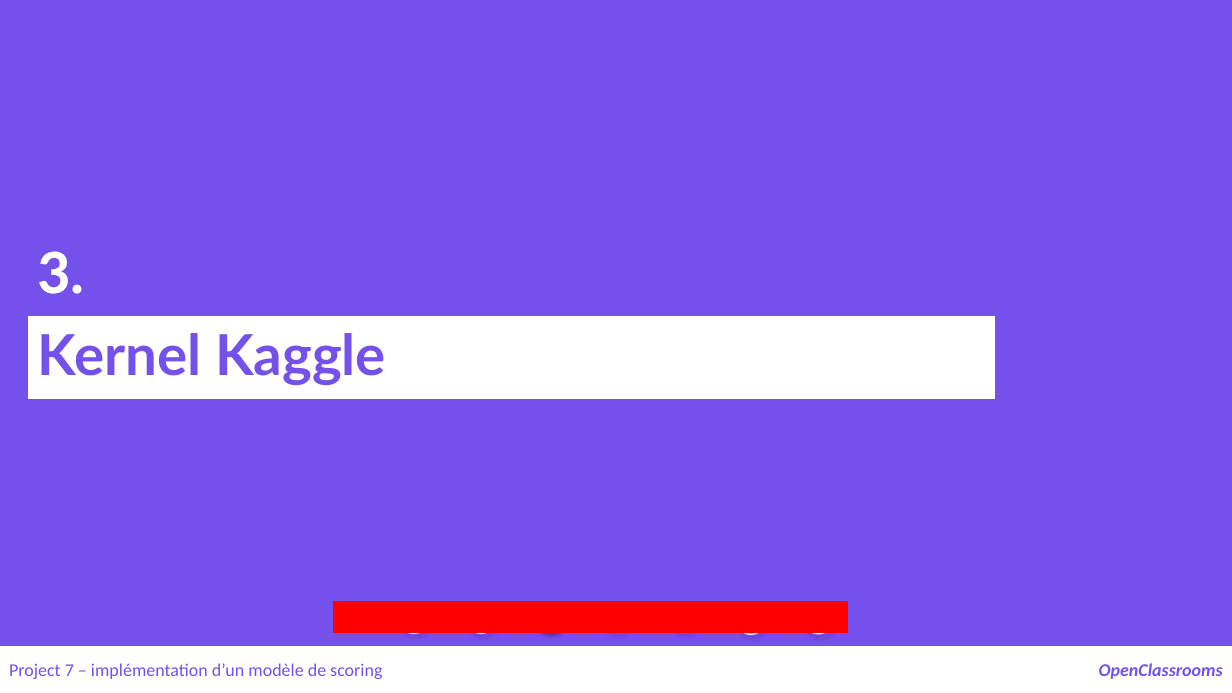
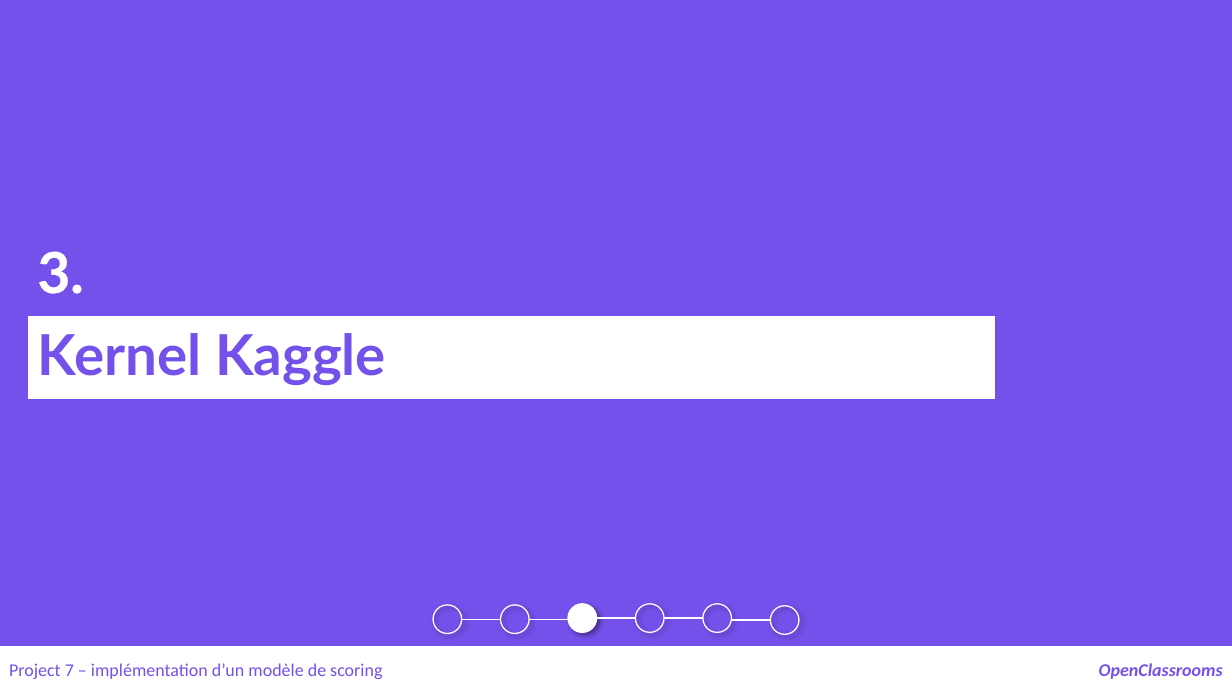
Before and after one commit to samirhinojosa/OC-P7-IMPLEMENT-A-SCORING-MODEL, a slide deck: slide 7 of supports/P7_presentation_final.pptx. Drawn at 1232x693 pixels with LibreOffice and Linux fonts; fonts in the diff are those of the drawing. Boxes give left, top, right and bottom in pixels: in the first picture for what was removed or moved away, otherwise in the second. Text is boxed around its words. In the diff, an @@ line names an element or a change of style, - is before the commit and + after.

```diff
--- a/supports/P7_presentation_final.pptx
+++ b/supports/P7_presentation_final.pptx
@@ rectangle removed at (334, 602, 848, 633) @@
@@ ellipse: place and size @@
-ellipse at (467, 605, 495, 634)
+ellipse at (433, 605, 462, 634)
@@ group added at (462, 618, 771, 620): 5 lines @@
@@ ellipse: place and size @@
-ellipse at (399, 605, 428, 634)
+ellipse at (501, 605, 530, 634)
@@ ellipse: place and size @@
-ellipse at (534, 604, 563, 632)
+ellipse at (568, 604, 597, 632)
@@ ellipse: place and size @@
-ellipse at (669, 604, 698, 632)
+ellipse at (636, 604, 665, 632)
@@ ellipse: place and size @@
-ellipse at (602, 604, 630, 632)
+ellipse at (703, 604, 732, 632)
@@ ellipse: place and size @@
-ellipse at (737, 606, 765, 635)
+ellipse at (771, 606, 799, 635)
@@ ellipse removed at (804, 605, 833, 634) @@
```
Also in this commit, not shown: 13 other slides changed, 1 slide added, 2 other files.
